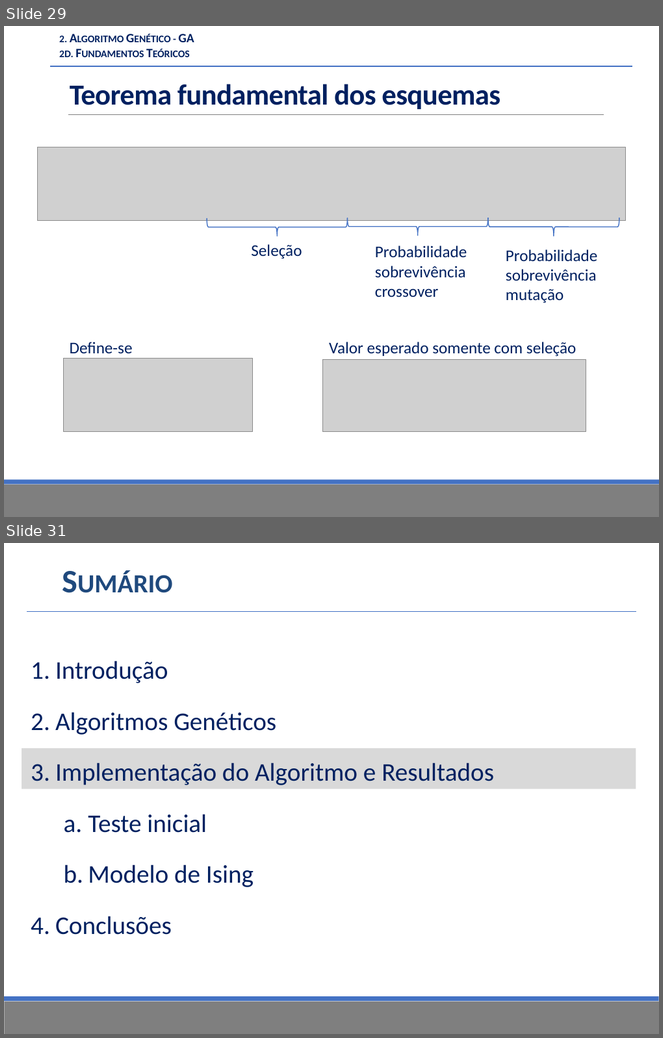
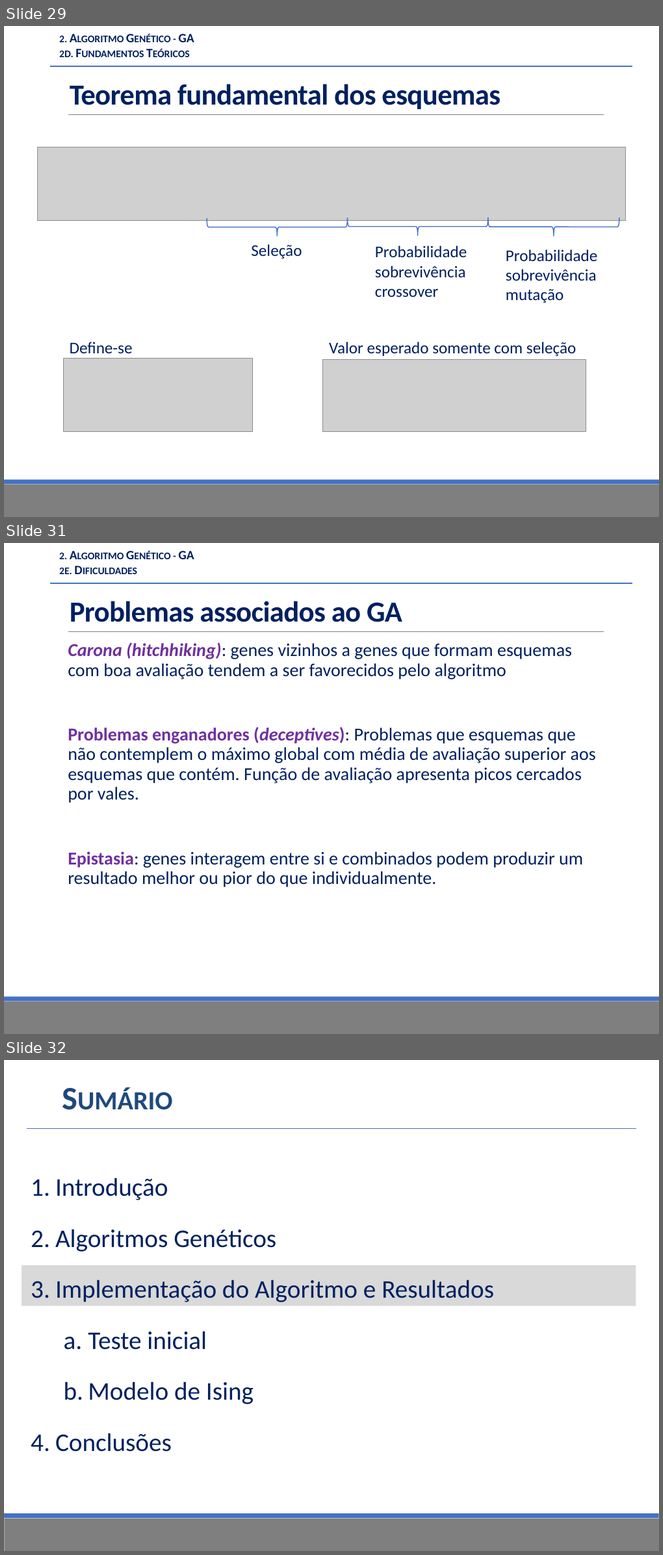
Before and after one commit to fkay/TCC-Monografia, a slide deck: Apresentação/TCC.pptx. Shown one above the other, each under a label of ours: slides 29 and 31 before the commit, slides 29, 31 and 32 after it; the slides between them are not shown. The pictures are 663x1038 and 663x1555 pixels, drawn with LibreOffice and Linux fonts; fonts in the diff are those of the drawing; grey boxes stand for pictures; background and template pictures are left out. Boxes give left, top, right and bottom in pixels: in the first picture for what was removed or moved away, otherwise in the second. Text is boxed around its words. In the diff, an @@ line names an element or a change of style, - is before the commit and + after.

```diff
--- a/Apresentação/TCC.pptx
+++ b/Apresentação/TCC.pptx
@@ slide 31 added at <box>4,543,659,1034</box>, background #FFFFFF; not listed: 4 template elements that a slide beside it also shows @@
@@ text added at <box>59,551,194,574</box>, 14 pt, text #002060, bold, small capitals @@
+2. Algoritmo Genético - GA
+2e. Dificuldades
@@ title added at <box>70,601,402,622</box>, 32 pt, text #002060, bold @@
+Problemas associados ao GA
@@ text added at <box>68,642,596,887</box>, 20 pt, text #002060 @@
+  Carona (hitchhiking): genes vizinhos a genes que formam esquemas com boa avaliação tendem a ser favorecidos pelo algoritmo
+  Problemas enganadores (deceptives): Problemas que esquemas que não contemplem o máximo global com média de avaliação superior aos esquemas que contém. Função de avaliação apresenta picos cercados por vales.
+  Epistasia: genes interagem entre si e combinados podem produzir um resultado melhor ou pior do que individualmente.
@@ what was slide 31 is now slide 32 @@
```
Also in this commit, not shown: 6 slides changed, 28 other slides added, 3 other files.
